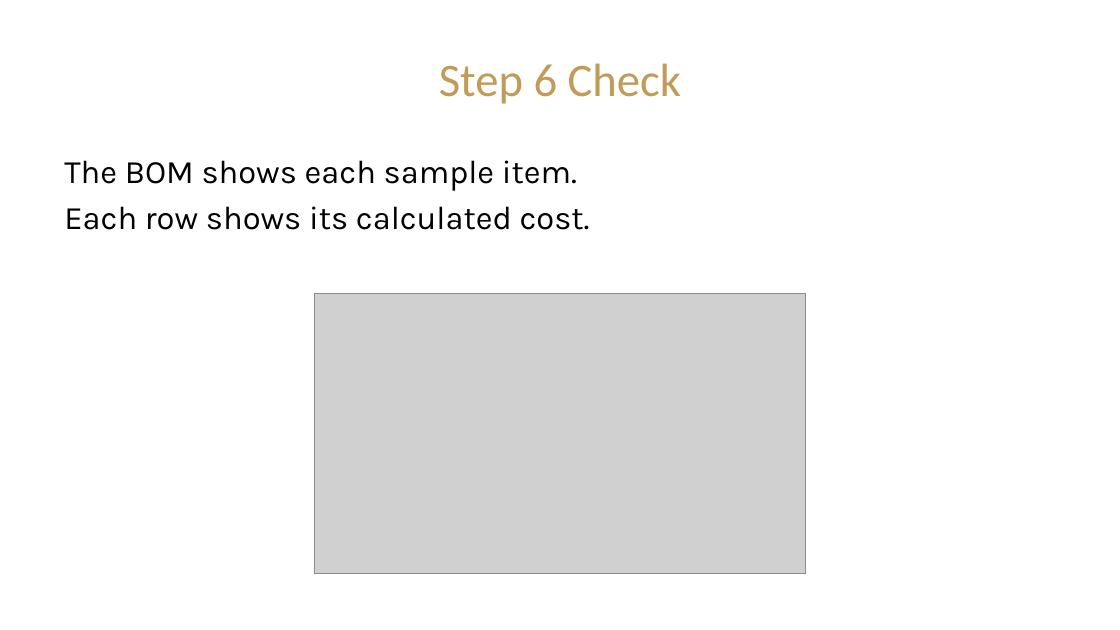
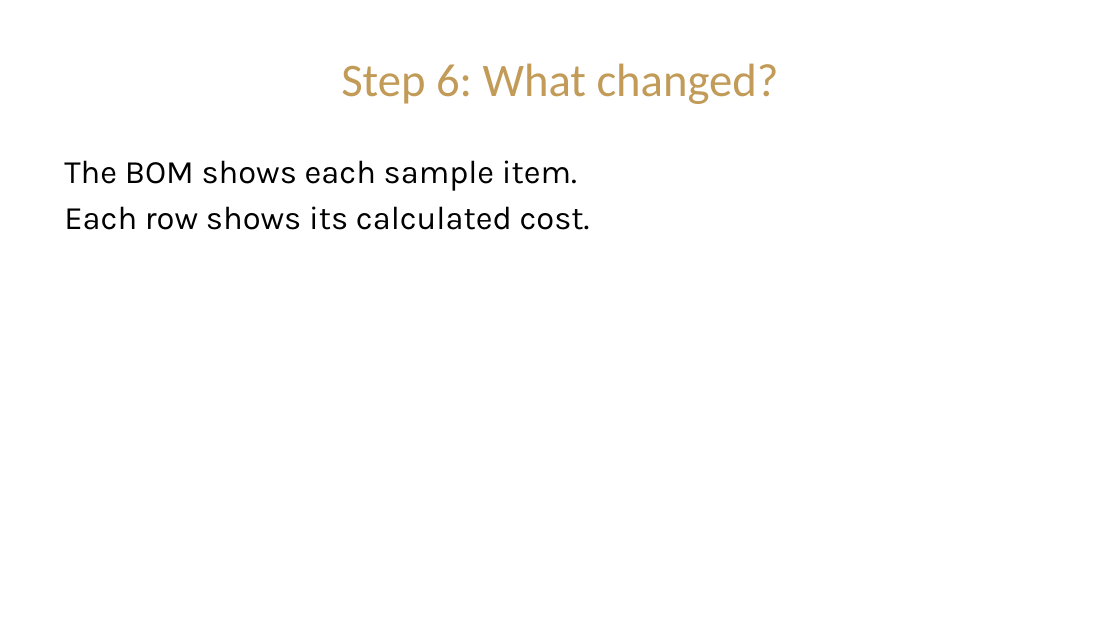
Before and after one commit to CIST-2220-Fall-2026/ProjectCostEstimator-RJG, a slide deck: slide 8 of Presentations/Module_2_Bill_of_Materials_Presentation.pptx (slide 6 before the commit). Drawn at 1120x630 pixels with LibreOffice and Linux fonts; fonts in the diff are those of the drawing; grey boxes stand for pictures; background and template pictures are left out. Boxes give left, top, right and bottom in pixels: in the first picture for what was removed or moved away, otherwise in the second. Text is boxed around its words. In the diff, an @@ line names an element or a change of style, - is before the commit and + after.

```diff
--- a/Presentations/Module_2_Bill_of_Materials_Presentation.pptx
+++ b/Presentations/Module_2_Bill_of_Materials_Presentation.pptx
@@ title at box(341, 63, 779, 104): text changed @@
-Step 6 Check
+Step 6: What changed?
@@ picture removed at box(314, 293, 807, 573) @@
```
Also in this commit, not shown: 12 other slides changed, 4 slides added, 1 slide removed, 11 other files.
